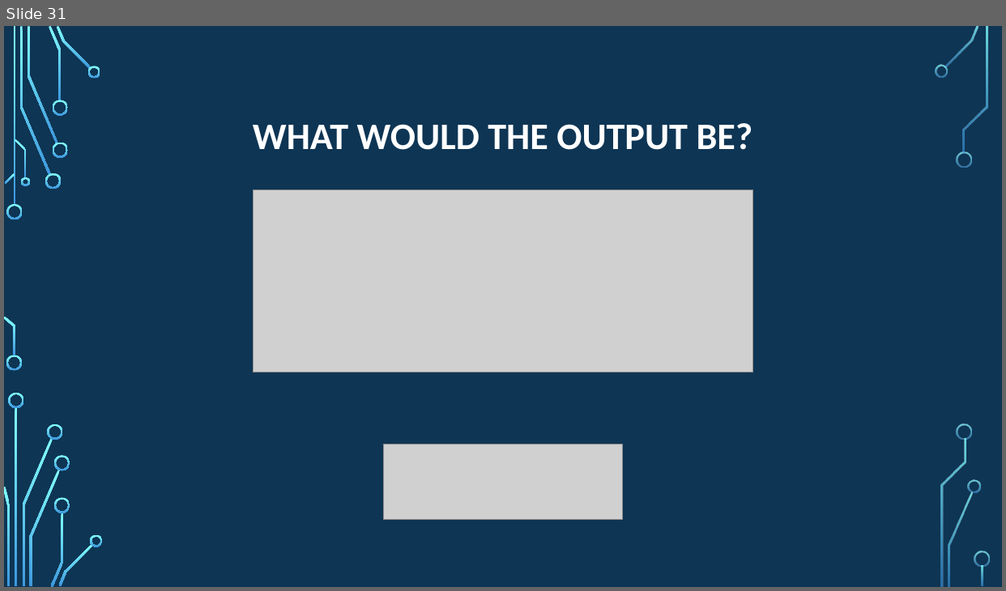
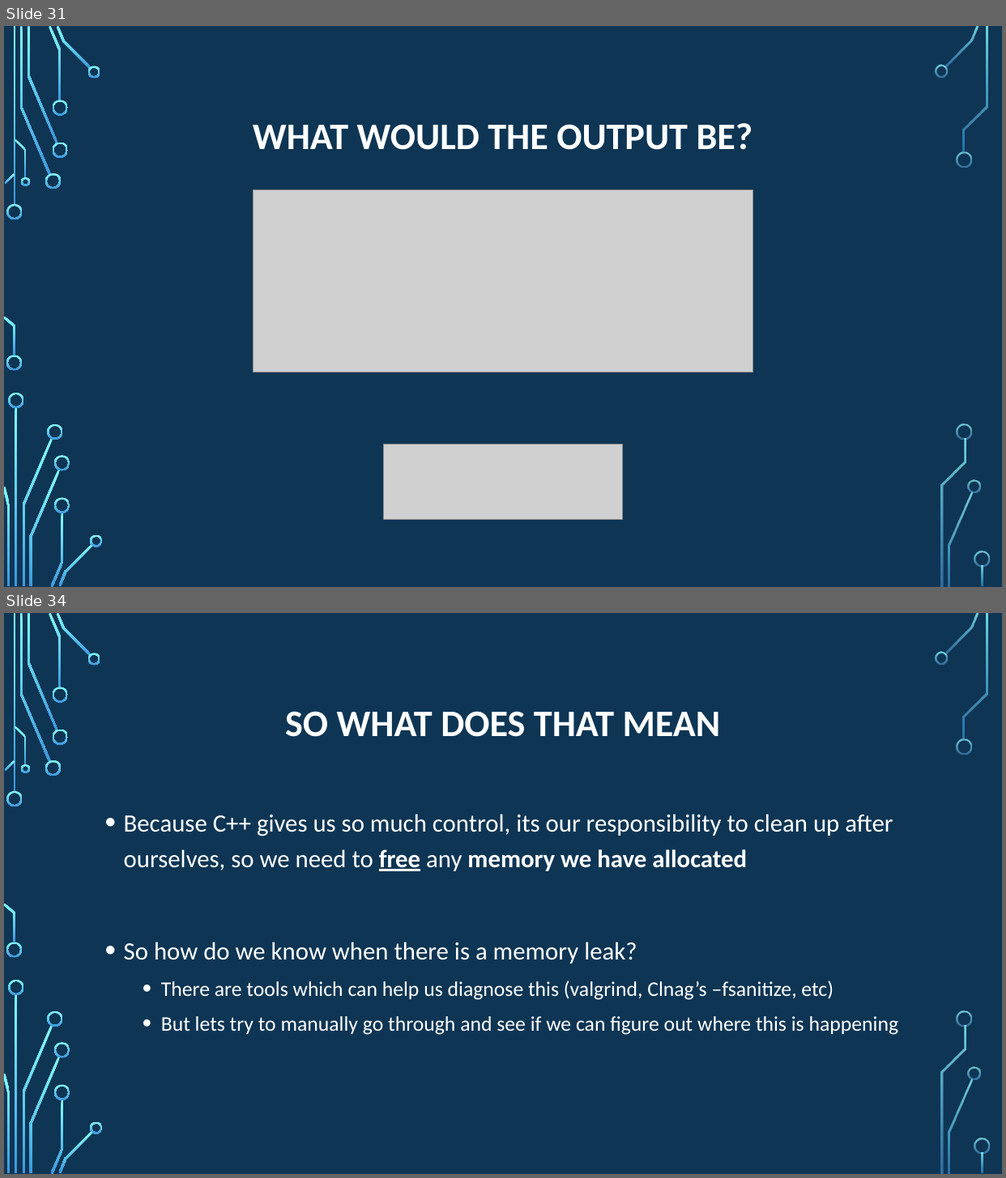
Before and after one commit to psypdt/Advanced_Summer_Course, a slide deck: Day4/Day_4.pptx. Shown one above the other, each under a label of ours: slide 31 before the commit, slides 31 and 34 after it; the slides between them are not shown. The pictures are 1006x591 and 1006x1178 pixels, drawn with LibreOffice and Linux fonts; fonts in the diff are those of the drawing; grey boxes stand for pictures; background and template pictures are left out. Boxes give left, top, right and bottom in pixels: in the first picture for what was removed or moved away, otherwise in the second. Text is boxed around its words. In the diff, an @@ line names an element or a change of style, - is before the commit and + after.

```diff
--- a/Day4/Day_4.pptx
+++ b/Day4/Day_4.pptx
@@ slide 34 added at [4, 613, 1002, 1174], background picture (left out); not listed: 36 template elements that a slide beside it also shows @@
@@ title added at [285, 711, 721, 737], 36 pt, text #FFFFFF, bold @@
+SO WHAT DOES THAT MEAN
@@ text added at [124, 814, 899, 1035], 24 pt, text #FFFFFF @@
+• Because C++ gives us so much control, its our responsibility to clean up after ourselves, so we need to free any memory we have allocated
+• So how do we know when there is a memory leak?
+  • There are tools which can help us diagnose this (valgrind, Clnag’s –fsanitize, etc)
+  • But lets try to manually go through and see if we can figure out where this is happening
```
Also in this commit, not shown: 12 slides changed, 1 other slide added, 1 slide removed, 1 other file.
